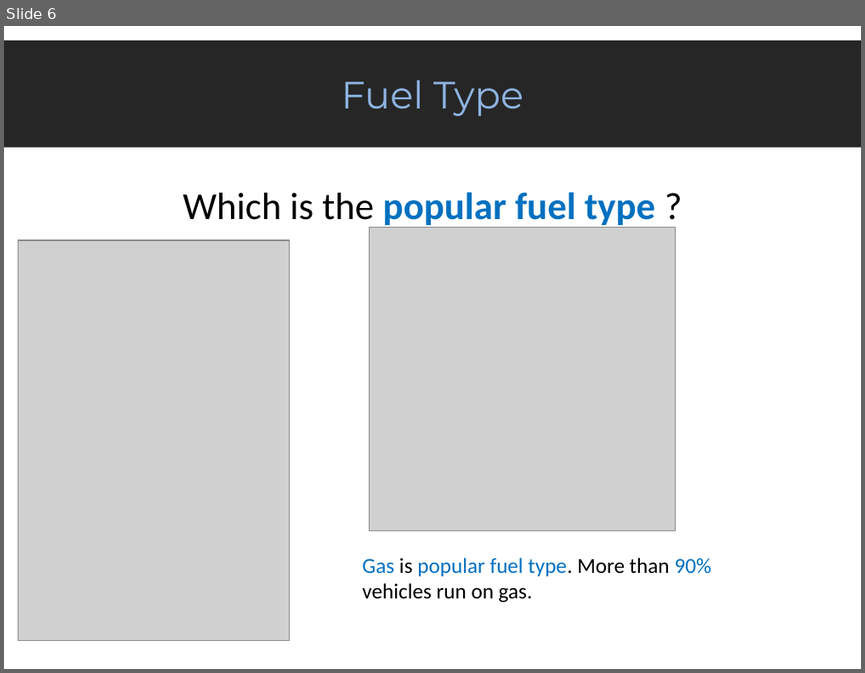
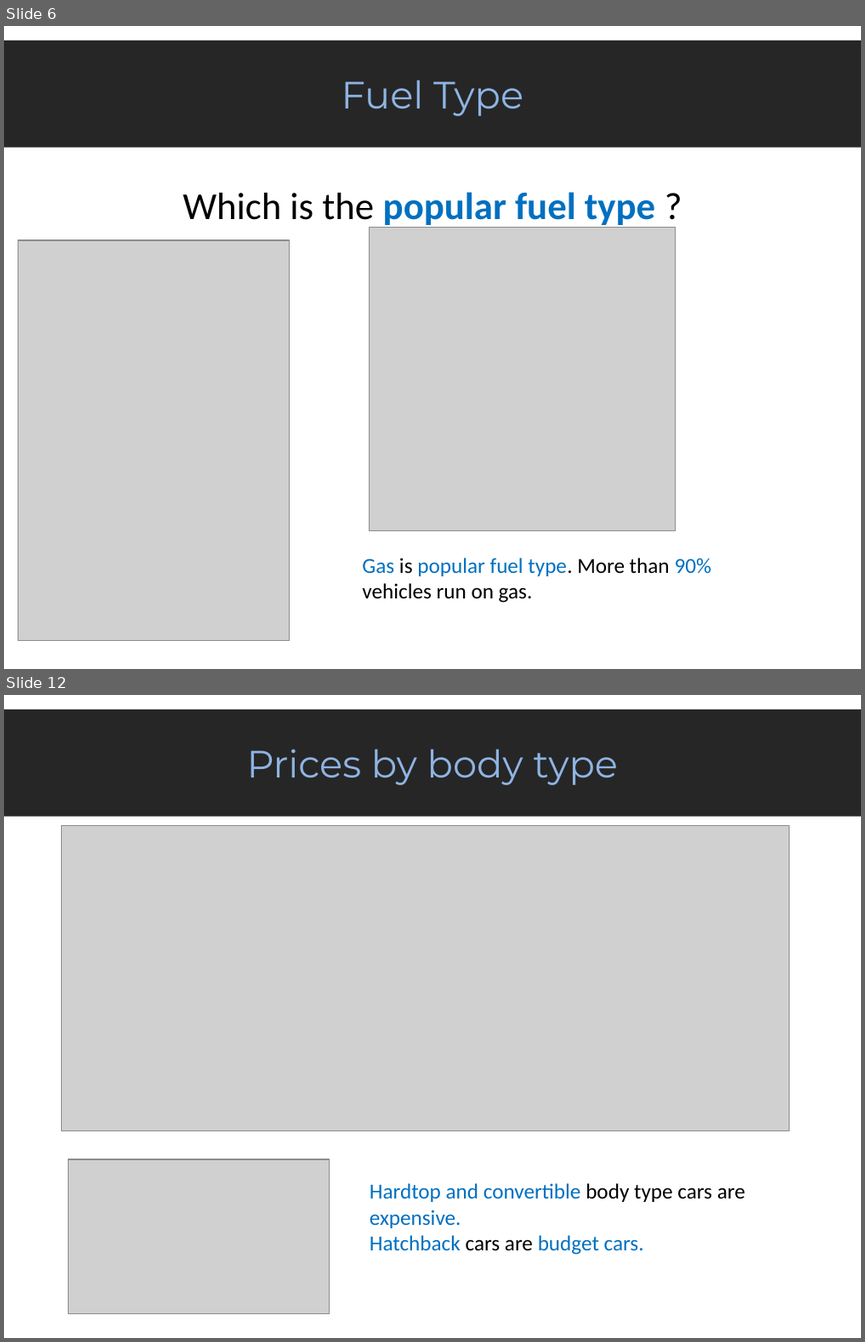
Before and after one commit to praneetrane/EDA_Automobile-data, a slide deck: EDA_Automobile_Data.pptx. Shown one above the other, each under a label of ours: slide 6 before the commit, slides 6 and 12 after it; the slides between them are not shown. The pictures are 865x673 and 865x1342 pixels, drawn with LibreOffice and Linux fonts; fonts in the diff are those of the drawing; grey boxes stand for pictures. Boxes give left, top, right and bottom in pixels: in the first picture for what was removed or moved away, otherwise in the second. Text is boxed around its words. In the diff, an @@ line names an element or a change of style, - is before the commit and + after.

```diff
--- a/EDA_Automobile_Data.pptx
+++ b/EDA_Automobile_Data.pptx
@@ slide 12 added at (x1=4, y1=695, x2=861, y2=1338), background #FFFFFF @@
@@ rectangle added at (x1=4, y1=709, x2=861, y2=817), fill #262626, 32 pt, text #8EB4E3 @@
+Prices by body type
@@ picture added at (x1=62, y1=825, x2=789, y2=1130) @@
@@ picture added at (x1=69, y1=1159, x2=329, y2=1314) @@
@@ text added at (x1=370, y1=1183, x2=745, y2=1254), 18 pt, text #0070C0 @@
+Hardtop and convertible body type cars are expensive.
+Hatchback cars are budget cars.
```
Also in this commit, not shown: 1 slide changed, 9 other slides added.
